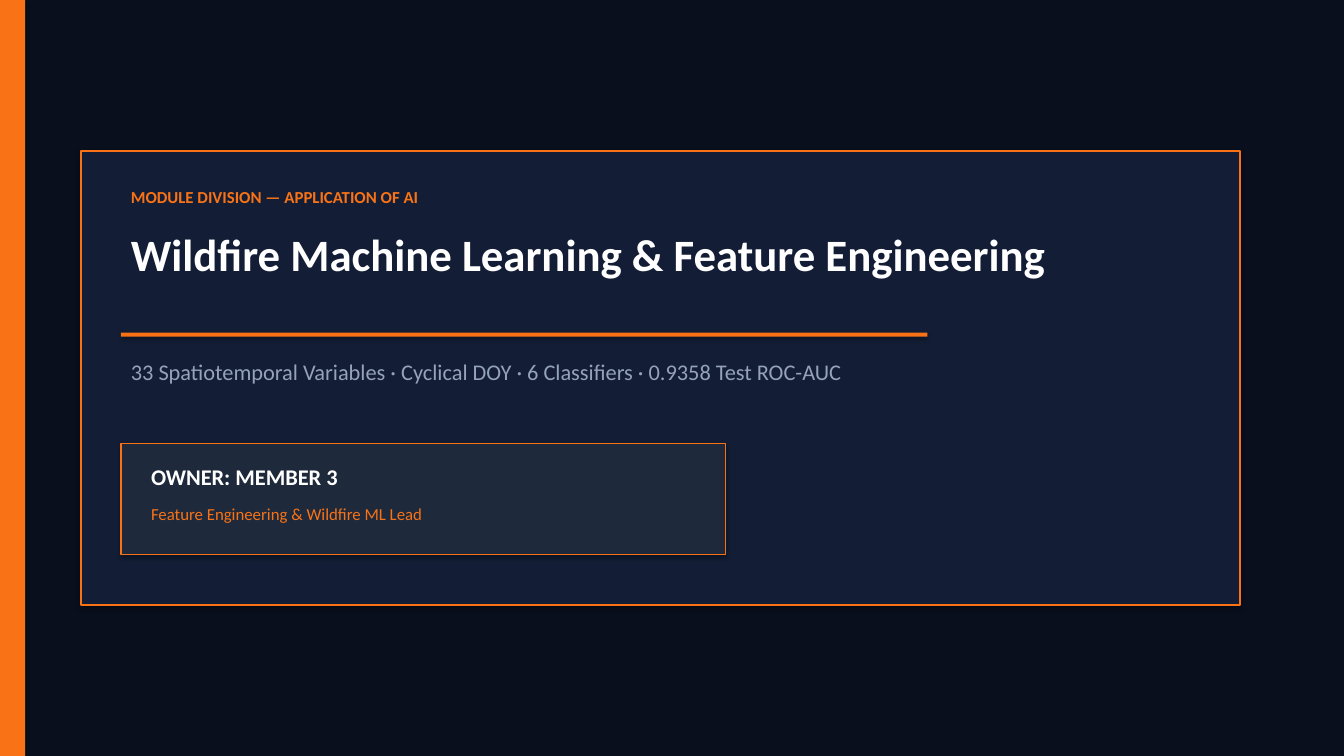
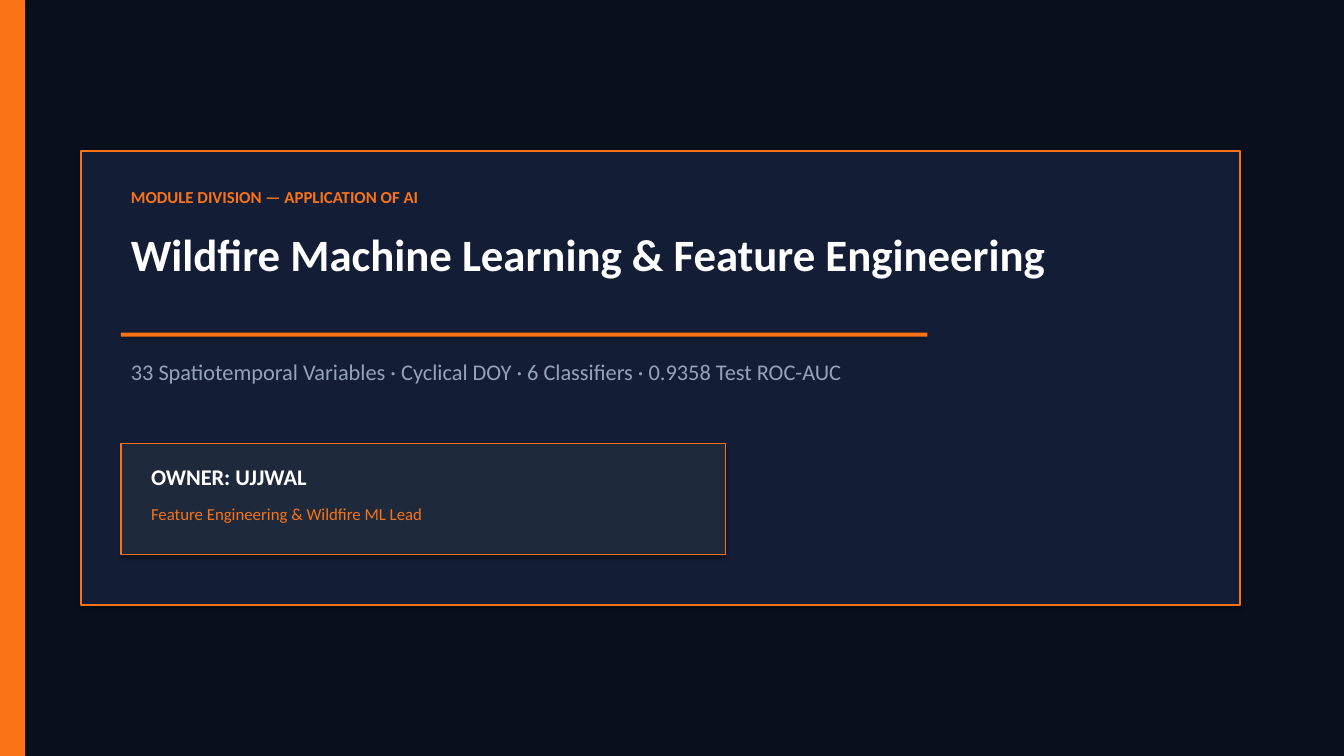
Before and after one commit to ujjww4ll/HIMA, a slide deck: slide 12 of Flood_Prediction_and_Early_Warning_System.pptx. Drawn at 1344x756 pixels with LibreOffice and Linux fonts; fonts in the diff are those of the drawing. Boxes give left, top, right and bottom in pixels: in the first picture for what was removed or moved away, otherwise in the second. Text is boxed around its words. In the diff, an @@ line names an element or a change of style, - is before the commit and + after.

Commit message:
Update 7-member roster: M1-Sachin, M2-Anshul, M3-Ujjwal, M4-Aadi, M5-Malvika, M6-Shubhangi, M7-Sonam

```diff
--- a/Flood_Prediction_and_Early_Warning_System.pptx
+++ b/Flood_Prediction_and_Early_Warning_System.pptx
@@ text at (151, 470, 306, 485): text changed @@
-OWNER: MEMBER 3
+OWNER: UJJWAL
```
Also in this commit, not shown: 14 other slides changed, 5 other files.
